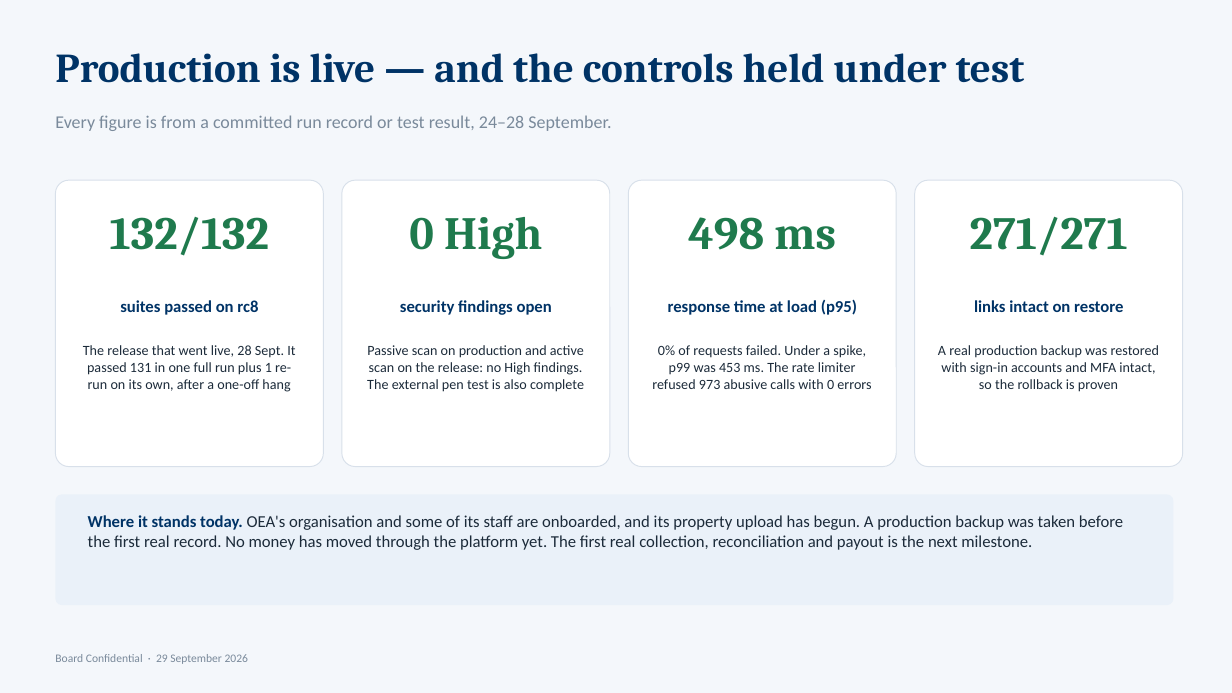
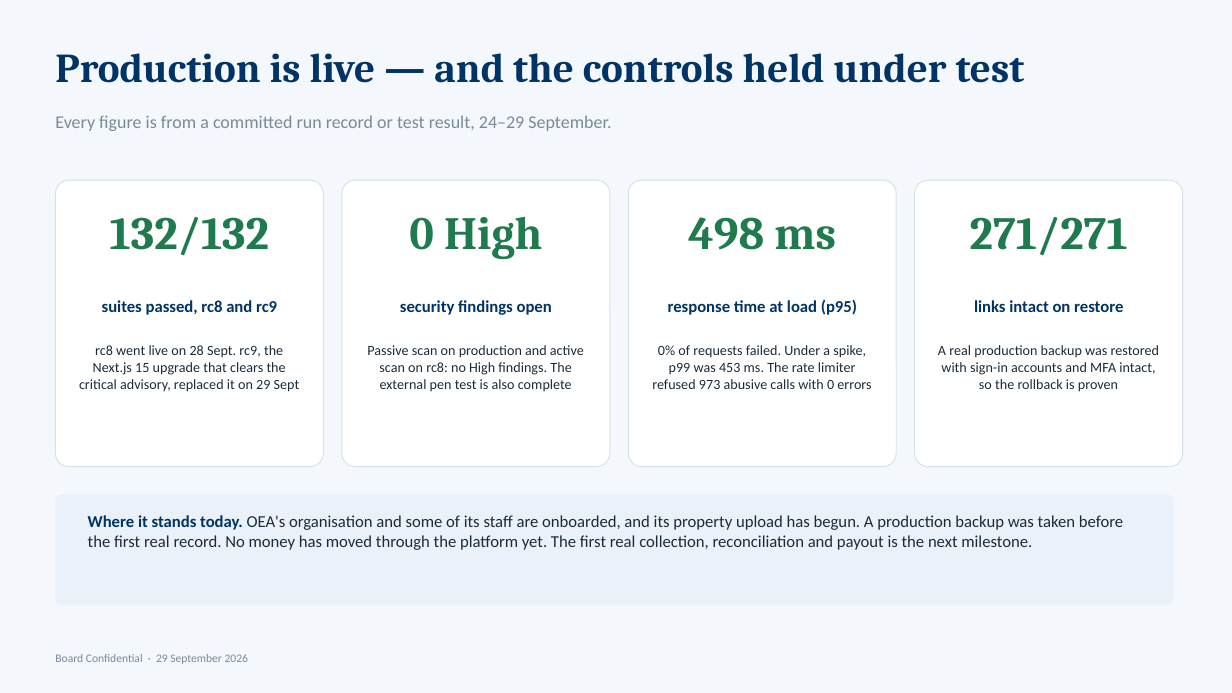
Before and after one commit to tfmlictmgr-collab/oe-group-ipms, a slide deck: slide 33 of docs/OE_Group_Phase1_Progress.UPDATED.v4.pptx. Drawn at 1232x693 pixels with LibreOffice and Linux fonts; fonts in the diff are those of the drawing. Boxes give left, top, right and bottom in pixels: in the first picture for what was removed or moved away, otherwise in the second. Text is boxed around its words. In the diff, an @@ line names an element or a change of style, - is before the commit and + after.

```diff
--- a/docs/OE_Group_Phase1_Progress.UPDATED.v4.pptx
+++ b/docs/OE_Group_Phase1_Progress.UPDATED.v4.pptx
@@ text at (55, 115, 611, 131): text changed @@
-Every figure is from a committed run record or test result, 24–28 September.
+Every figure is from a committed run record or test result, 24–29 September.
@@ text at (102, 300, 277, 315): text changed @@
-suites passed on rc8
+suites passed, rc8 and rc9
@@ text at (79, 345, 300, 392): text changed @@
-The release that went live, 28 Sept. It passed 131 in one full run plus 1 re-run on its own, after a one-off hang
+rc8 went live on 28 Sept. rc9, the Next.js 15 upgrade that clears the critical advisory, replaced it on 29 Sept
@@ text at (367, 345, 584, 392): text changed @@
-Passive scan on production and active scan on the release: no High findings. The external pen test is also complete
+Passive scan on production and active scan on rc8: no High findings. The external pen test is also complete
```
Also in this commit, not shown: 7 other slides changed, 1 other file.
